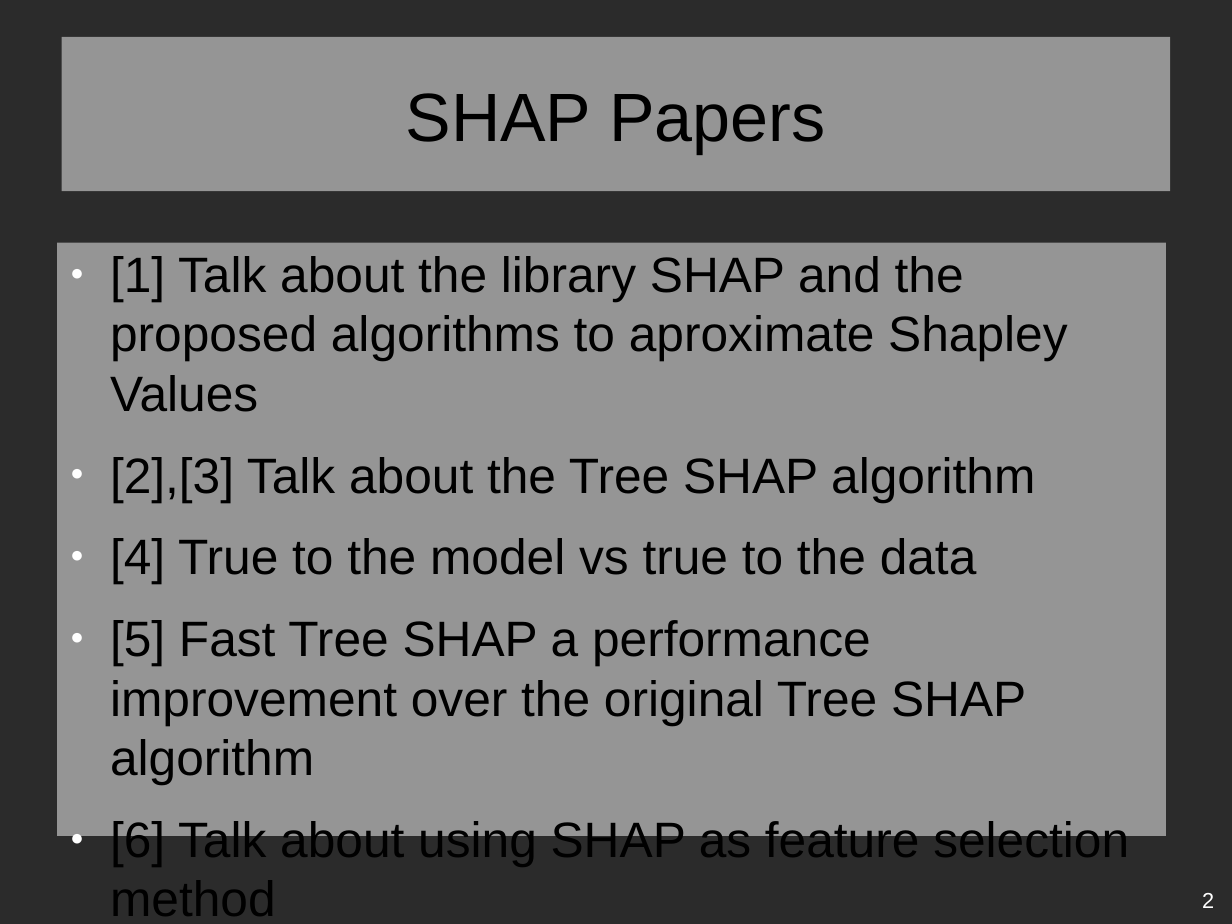
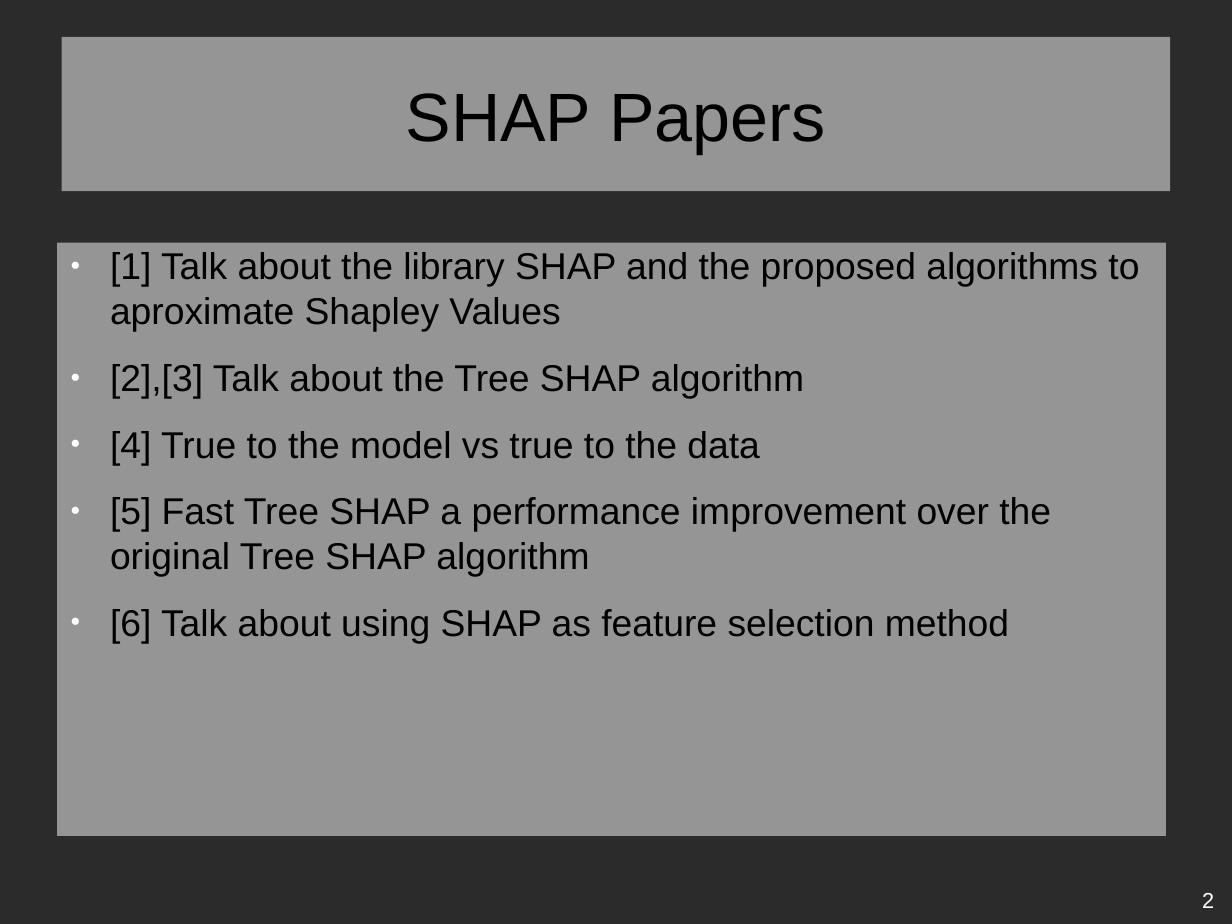
Before and after one commit to ludotosk/tesi, a slide deck: slide 2 of documents/presentazione-paper-review.odp. Drawn at 1232x924 pixels with LibreOffice and Linux fonts; fonts in the diff are those of the drawing; background and template pictures are left out; a plain dark background stands for a picture behind light text. Boxes give left, top, right and bottom in pixels: in the first picture for what was removed or moved away, otherwise in the second. Text is boxed around its words. In the diff, an @@ line names an element or a change of style, - is before the commit and + after.

```diff
--- a/documents/presentazione-paper-review.odp
+++ b/documents/presentazione-paper-review.odp
@@ text "[1] Talk about the library ..." at [57,243,1166,836]: size 32 to 24 pt @@
```
Also in this commit, not shown: 2 other slides changed, 1 slide added, 1 other file.
